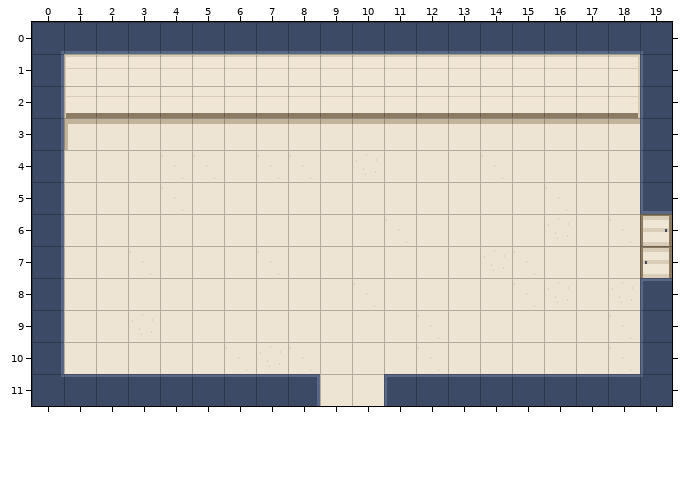
A Tiled map (JSON) gets an edit: public/assets/maps/prologue/boardroom.tmj. The picture above is the old version.
Cells are 32x32 px. Shown: x 0..19, y 0..11.
After the commit:
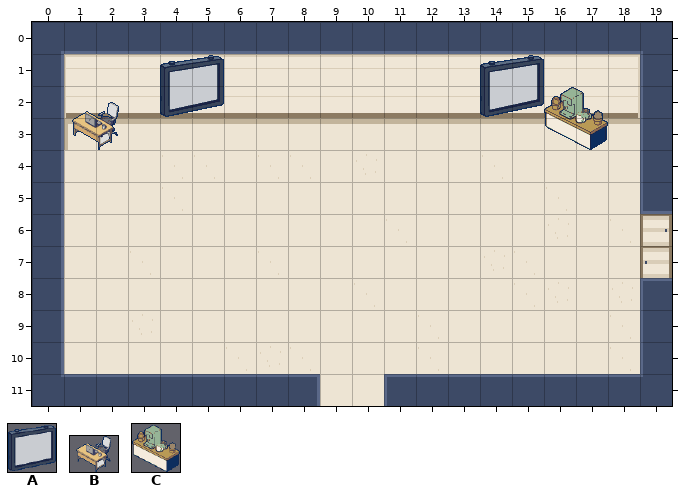
Key: from "props": A 0 "prop-wall-board-frame", B 1 "prop-office-desk", C 2 "prop-tea-station".
Objects are placed by their top-left corner, in cells (3,4 is the top-left corner of cell 3,4); size is 1x1 cell unless given.
From old to new:
{"where": "layer \"props\" (added)"}
{"now": "A \"wall-board-frame\" at 4,1 size 2x2"}
{"now": "A \"wall-board-frame\" at 14,1 size 2x2"}
{"now": "B \"office-desk\" at 1,2.5 size 2x1.5"}
{"now": "C \"tea-station\" at 16,2 size 2x2"}
